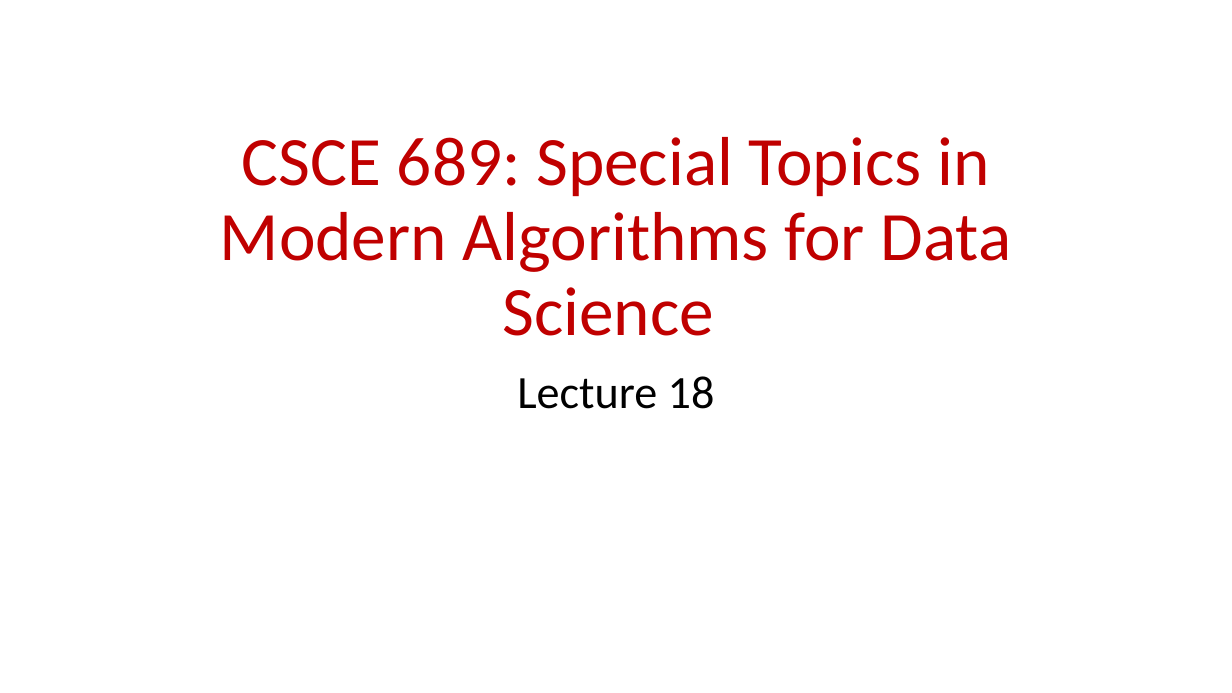
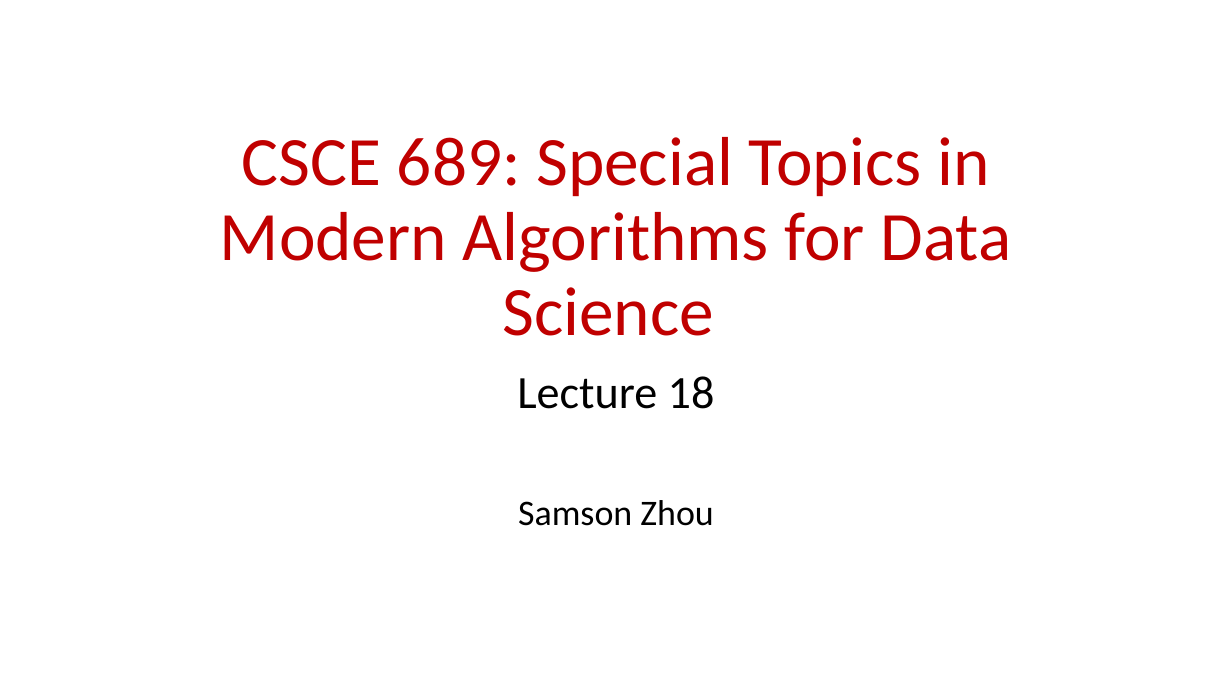
Before and after one commit to samsonzhou/samsonzhou.github.io, a slide deck: slide 1 of CSCE689-23/L18.pptx. Drawn at 1232x693 pixels with LibreOffice and Linux fonts; fonts in the diff are those of the drawing. Boxes give left, top, right and bottom in pixels: in the first picture for what was removed or moved away, otherwise in the second. Text is boxed around its words. In the diff, an @@ line names an element or a change of style, - is before the commit and + after.

```diff
--- a/CSCE689-23/L18.pptx
+++ b/CSCE689-23/L18.pptx
@@ subtitle at (x1=518, y1=500, x2=713, y2=526): paragraph added @@
+Samson Zhou
```
Also in this commit, not shown: 1 other slide changed, 26 slides added, 64 slides removed, 6 other files.
